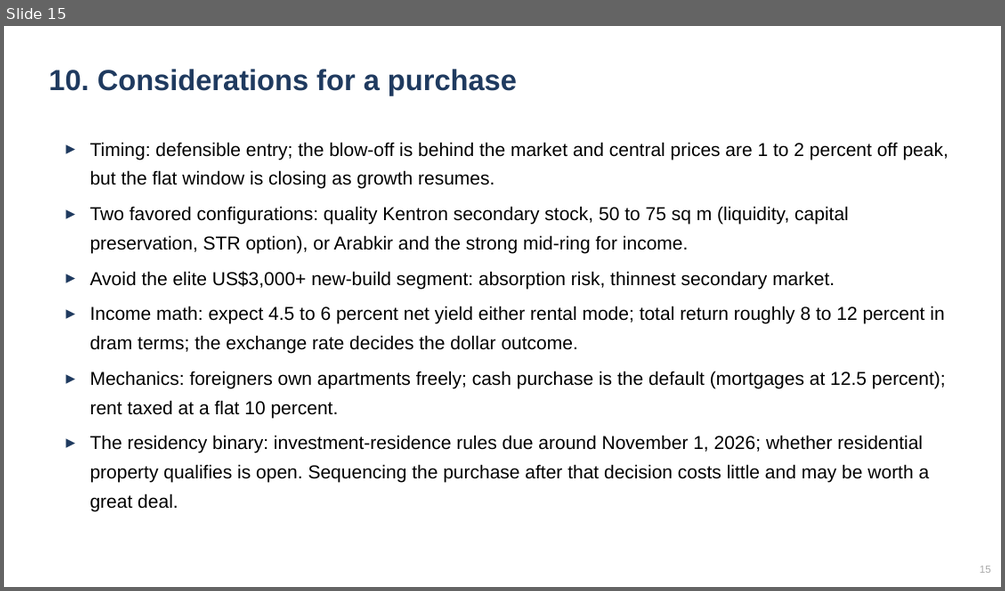
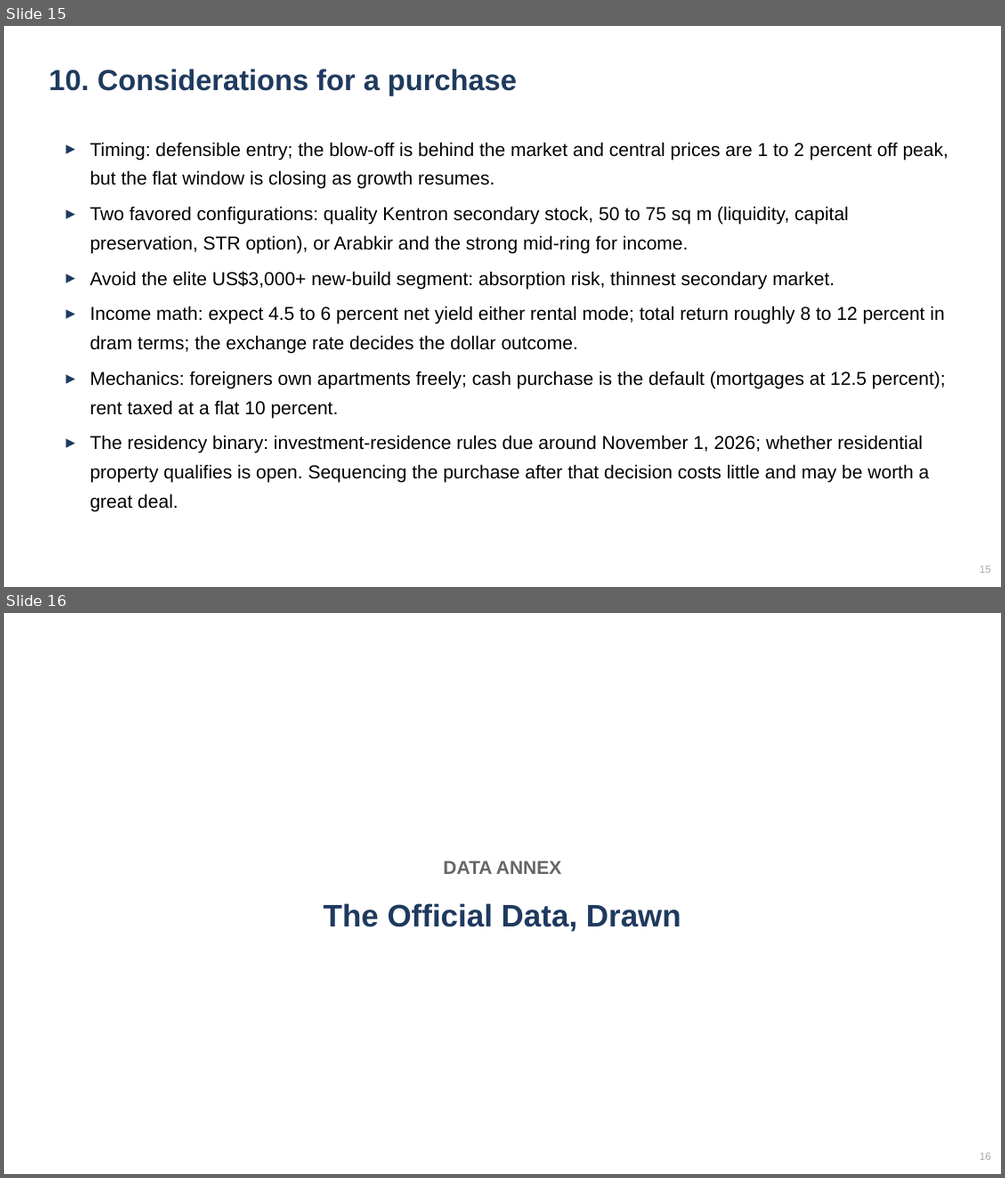
Before and after one commit to rasoolzandvakil-boop/yerevan-housing, a slide deck: Yerevan-Housing-Market-Slides.pptx. Shown one above the other, each under a label of ours: slide 15 before the commit, slides 15 and 16 after it. The pictures are 1005x591 and 1005x1178 pixels, drawn with LibreOffice and Linux fonts; fonts in the diff are those of the drawing. Boxes give left, top, right and bottom in pixels: in the first picture for what was removed or moved away, otherwise in the second. Text is boxed around its words. In the diff, an @@ line names an element or a change of style, - is before the commit and + after.

```diff
--- a/Yerevan-Housing-Market-Slides.pptx
+++ b/Yerevan-Housing-Market-Slides.pptx
@@ slide 16 added at <box>4,613,1001,1174</box>, background #FFFFFF @@
@@ text added at <box>443,860,561,874</box>, 18 pt, text #666666, bold @@
+DATA ANNEX
@@ text added at <box>324,903,681,932</box>, 30 pt, text #1F3A5F, bold @@
+The Official Data, Drawn
@@ text added at <box>979,1152,991,1159</box>, 10 pt, text #AAAAAA @@
+16
```
Also in this commit, not shown: 6 other slides added, 1 other file.
